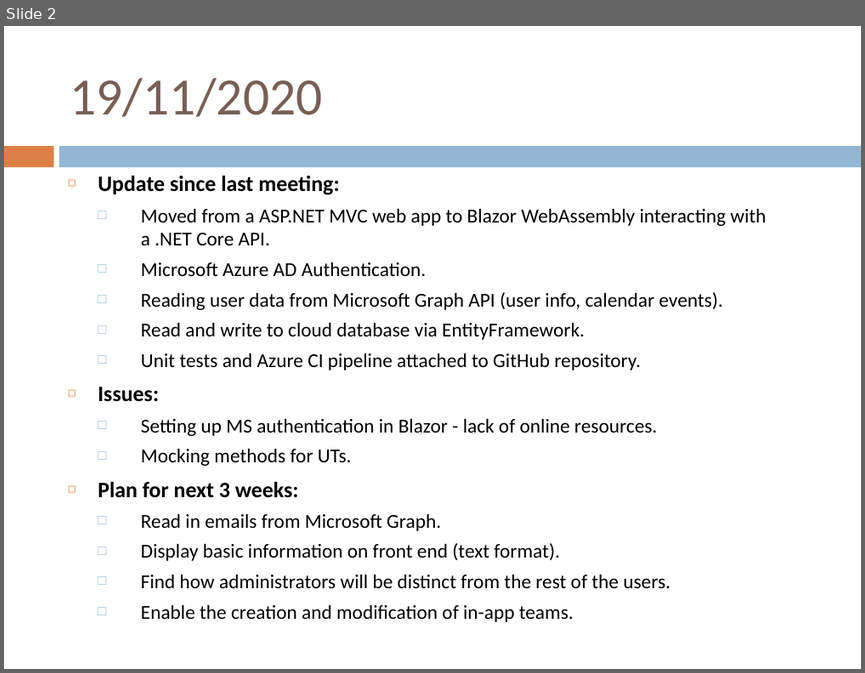
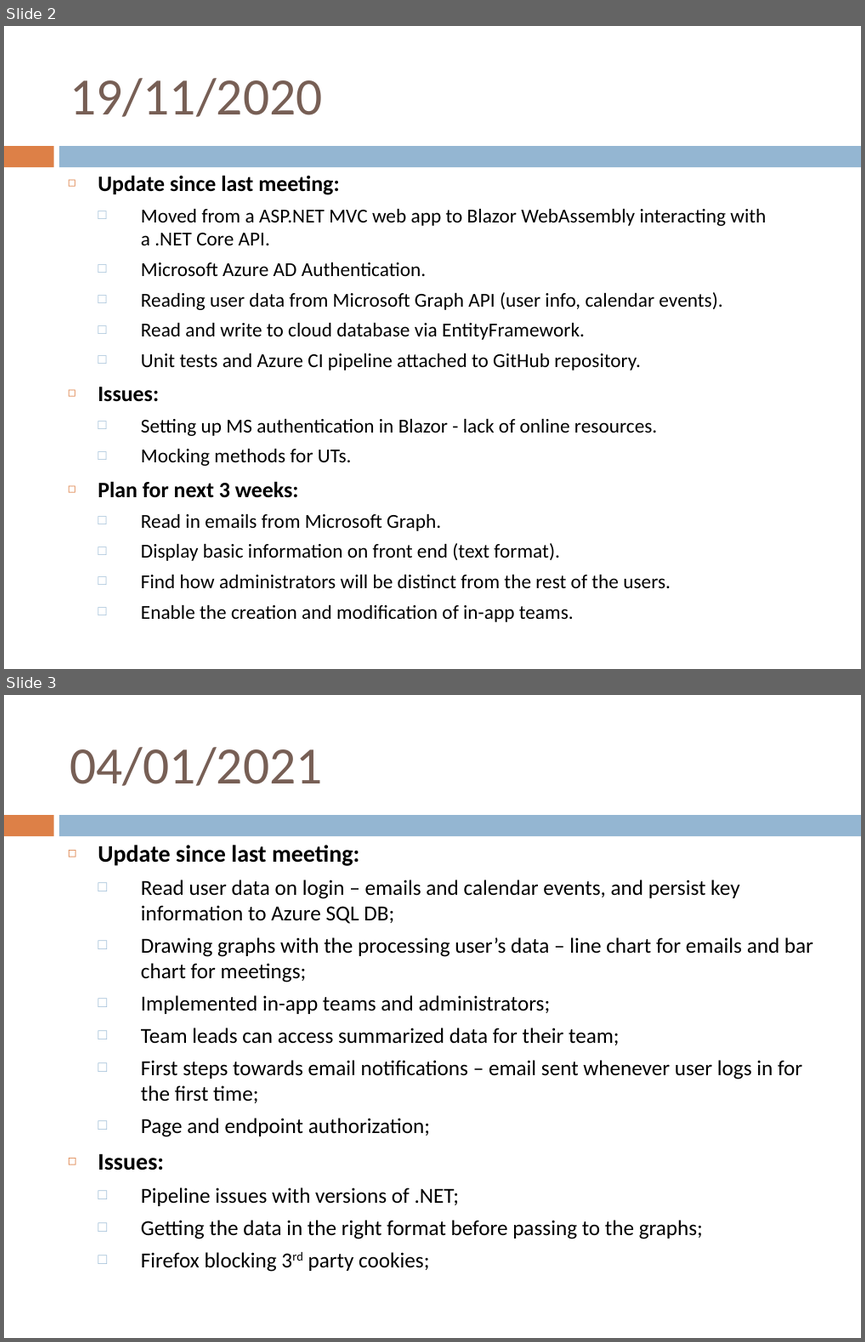
Before and after one commit to ppivanov/employee-connectivity-tracker, a slide deck: slides/Emp Conn Tracker - ITT BAML.ppt. Shown one above the other, each under a label of ours: slide 2 before the commit, slides 2 and 3 after it. The pictures are 865x673 and 865x1342 pixels, drawn with LibreOffice and Linux fonts; fonts in the diff are those of the drawing. Boxes give left, top, right and bottom in pixels: in the first picture for what was removed or moved away, otherwise in the second. Text is boxed around its words. In the diff, an @@ line names an element or a change of style, - is before the commit and + after.

Commit message:
small update to test data SQL script and adding a new slide to the PPT

```diff
--- a/slides/Emp Conn Tracker - ITT BAML.ppt
+++ b/slides/Emp Conn Tracker - ITT BAML.ppt
@@ slide 3 added at <box>4,695,861,1338</box>, background #FFFFFF; not listed: 2 template elements that a slide beside it also shows @@
@@ title added at <box>70,747,323,786</box>, 44 pt, text #775F55 @@
+04/01/2021
@@ text added at <box>98,845,813,1271</box>, 18 pt, text #000000 @@
+◻ Update since last meeting:
+  □ Read user data on login – emails and calendar events, and persist key information to Azure SQL DB;
+  □ Drawing graphs with the processing user’s data – line chart for emails and bar chart for meetings;
+  □ Implemented in-app teams and administrators;
+  □ Team leads can access summarized data for their team;
+  □ First steps towards email notifications – email sent whenever user logs in for the first time;
+  □ Page and endpoint authorization;
+◻ Issues:
+  □ Pipeline issues with versions of .NET;
+  □ Getting the data in the right format before passing to the graphs;
+  □ Firefox blocking 3rd party cookies;
```
Also in this commit, not shown: 1 other slide added, 1 other file.
